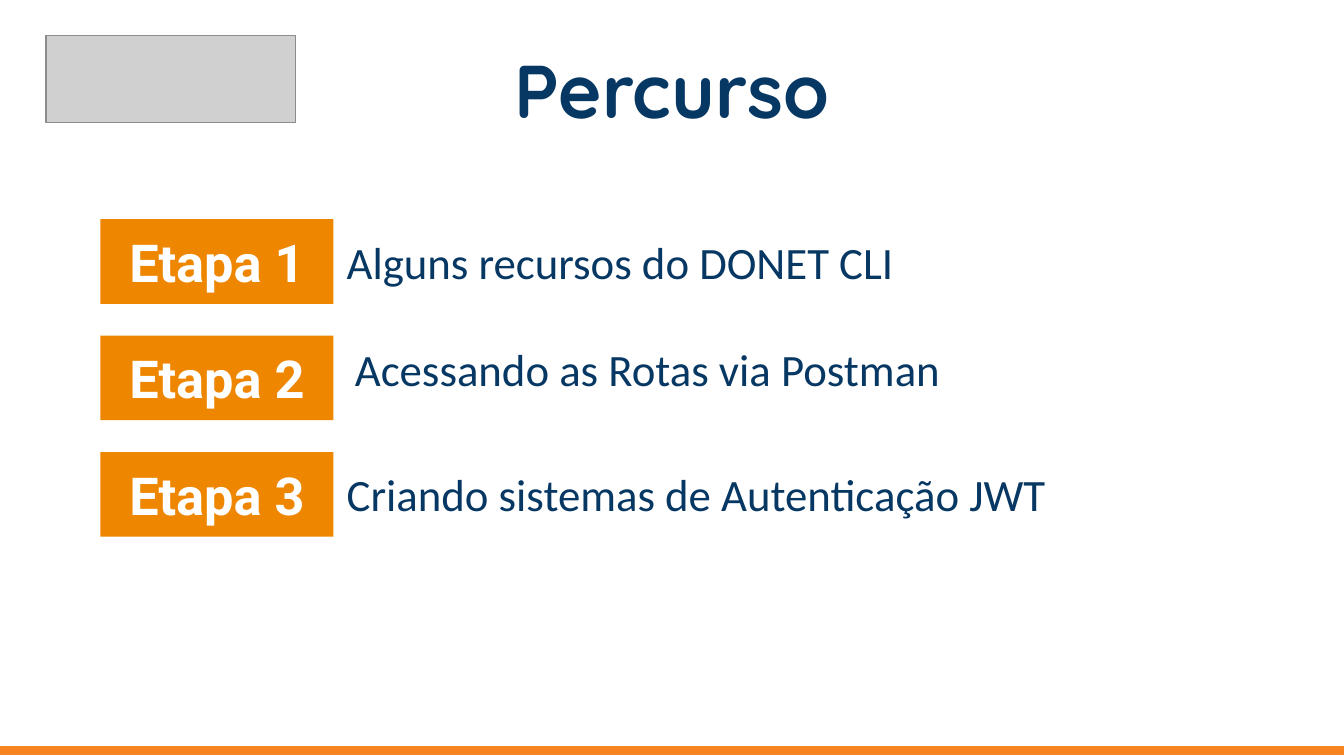
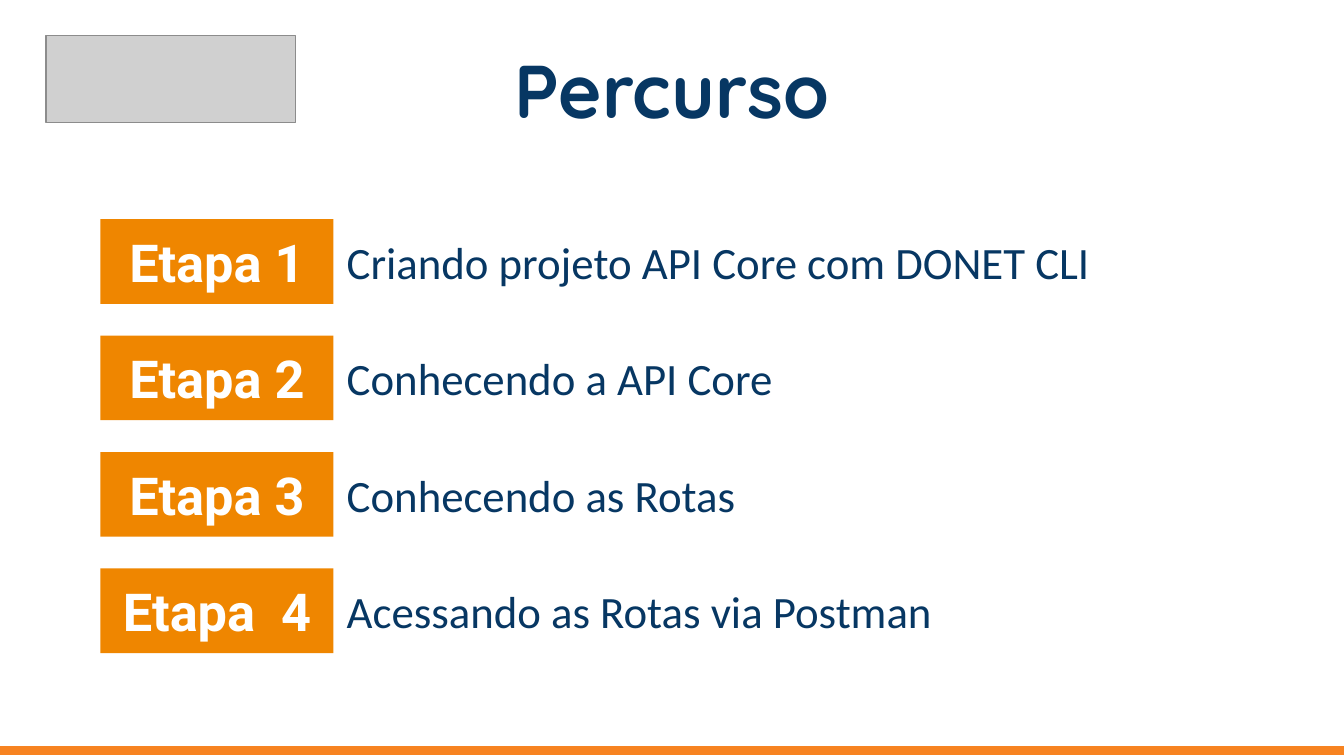
Before and after one commit to everis-New-Talents-NET/EverisStore, a slide deck: slide 8 of slide/Projeto everis - API REST .Net Core com JWT.pptx (slide 15 before the commit). Drawn at 1344x756 pixels with LibreOffice and Linux fonts; fonts in the diff are those of the drawing; grey boxes stand for pictures. Boxes give left, top, right and bottom in pixels: in the first picture for what was removed or moved away, otherwise in the second. Text is boxed around its words. In the diff, an @@ line names an element or a change of style, - is before the commit and + after.

```diff
--- a/slide/Projeto everis - API REST .Net Core com JWT.pptx
+++ b/slide/Projeto everis - API REST .Net Core com JWT.pptx
@@ text at (347, 248, 1089, 287): text changed @@
-Alguns recursos do DONET CLI
+Criando projeto API Core com DONET CLI
@@ text added at (347, 364, 773, 396), 24 pt, text #073763 @@
+Conhecendo a API Core
@@ text at (347, 481, 735, 513): text changed @@
-Criando sistemas de Autenticação JWT
+Conhecendo as Rotas
@@ rectangle added at (101, 569, 333, 653), fill #EF8600, 28 pt, text #FFFFFF, bold @@
+  Etapa 4
@@ text "Acessando as Rotas via Postman": place and size @@
-text "Acessando as Rotas via Postman" at (355, 355, 940, 387)
+text "Acessando as Rotas via Postman" at (347, 597, 932, 629)
```
Also in this commit, not shown: 8 other slides changed, 5 slides added, 7 slides removed, 14 other files.
